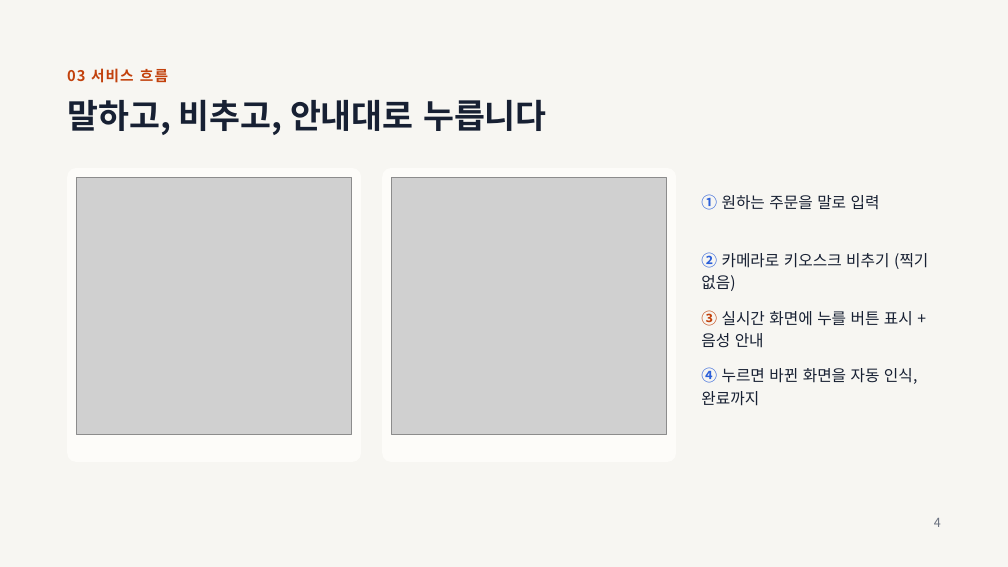
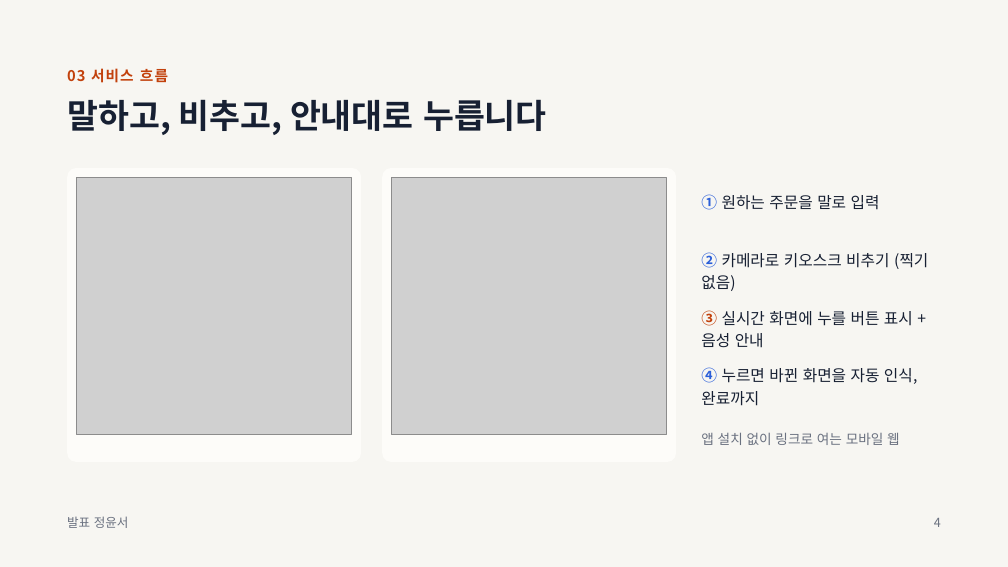
Before and after one commit to TeamProjectAIServiceDevelop/team-project, a slide deck: slide 4 of 자료/발표자료-KIOSSON.pptx. Drawn at 1008x567 pixels with LibreOffice and Linux fonts; fonts in the diff are those of the drawing; grey boxes stand for pictures. Boxes give left, top, right and bottom in pixels: in the first picture for what was removed or moved away, otherwise in the second. Text is boxed around its words. In the diff, an @@ line names an element or a change of style, - is before the commit and + after.

```diff
--- a/자료/발표자료-KIOSSON.pptx
+++ b/자료/발표자료-KIOSSON.pptx
@@ text added at (x1=701, y1=432, x2=900, y2=445), 13 pt, text #6A7180 @@
+앱 설치 없이 링크로 여는 모바일 웹
@@ text added at (x1=67, y1=516, x2=129, y2=528), 12 pt, text #6A7180 @@
+발표 정윤서
```
Also in this commit, not shown: 7 other slides changed, 1 other file.
